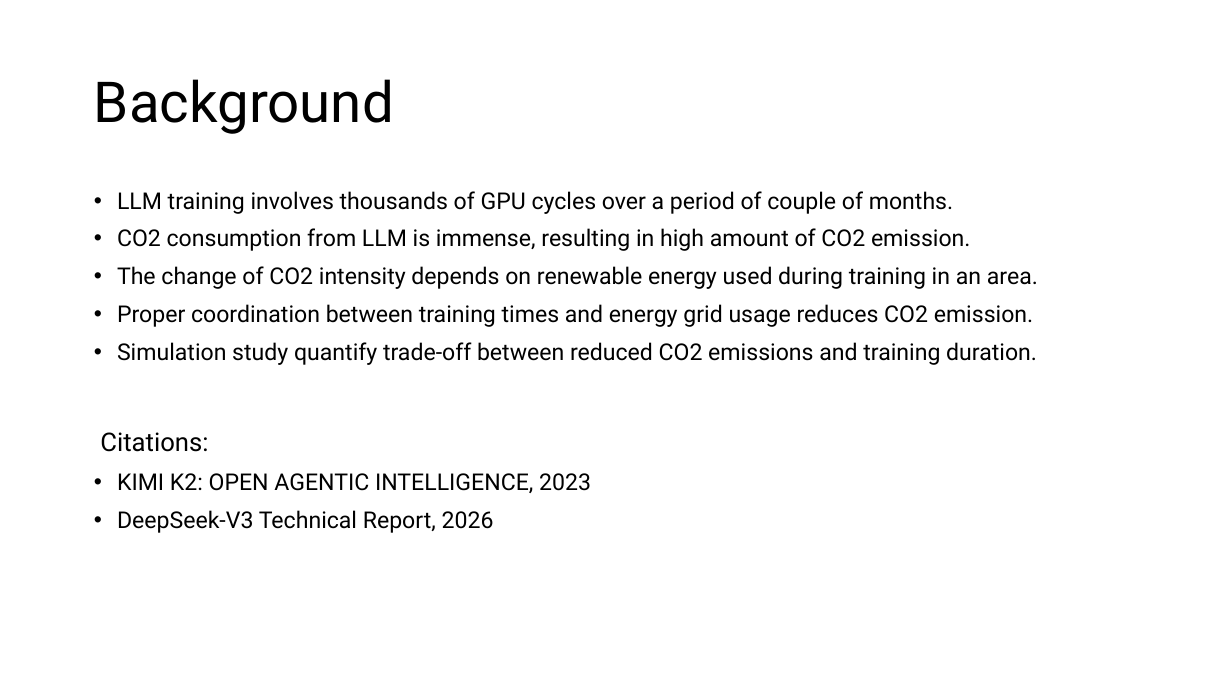
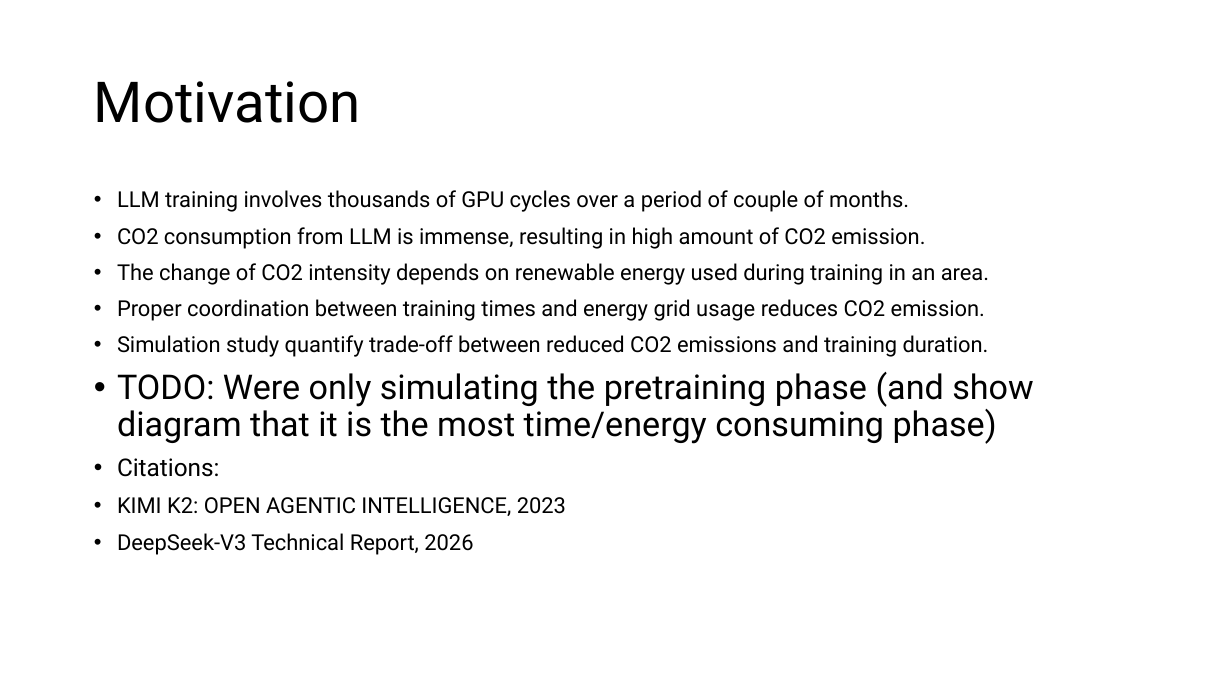
Before and after one commit to 404Simon/TheGreenEpoch, a slide deck: slide 2 of presentation/DraftSAMv1.pptx. Drawn at 1232x693 pixels with LibreOffice and Linux fonts; fonts in the diff are those of the drawing. Boxes give left, top, right and bottom in pixels: in the first picture for what was removed or moved away, otherwise in the second. Text is boxed around its words. In the diff, an @@ line names an element or a change of style, - is before the commit and + after.

```diff
--- a/presentation/DraftSAMv1.pptx
+++ b/presentation/DraftSAMv1.pptx
@@ title at (94, 81, 361, 123): text changed @@
-Background
+Motivation
@@ text at (117, 190, 989, 555): size 18 to 17.1 pt in "LLM training involves thousands of GPU cycles ...", "CO2 consumption from LLM is immense, resulting ...", "The change of CO2 intensity depends on ...", "Proper coordination between training times and energy ..." and 3 more places; size 20 to 19 pt in "Citations:"; line spacing 0.9 to 0.89; bullet none to • @@
@@ text at (117, 372, 1033, 444): paragraph added @@
+• TODO: Were only simulating the pretraining phase (and show diagram that it is the most time/energy consuming phase)
```
Also in this commit, not shown: 2 other slides changed, 5 slides added.
